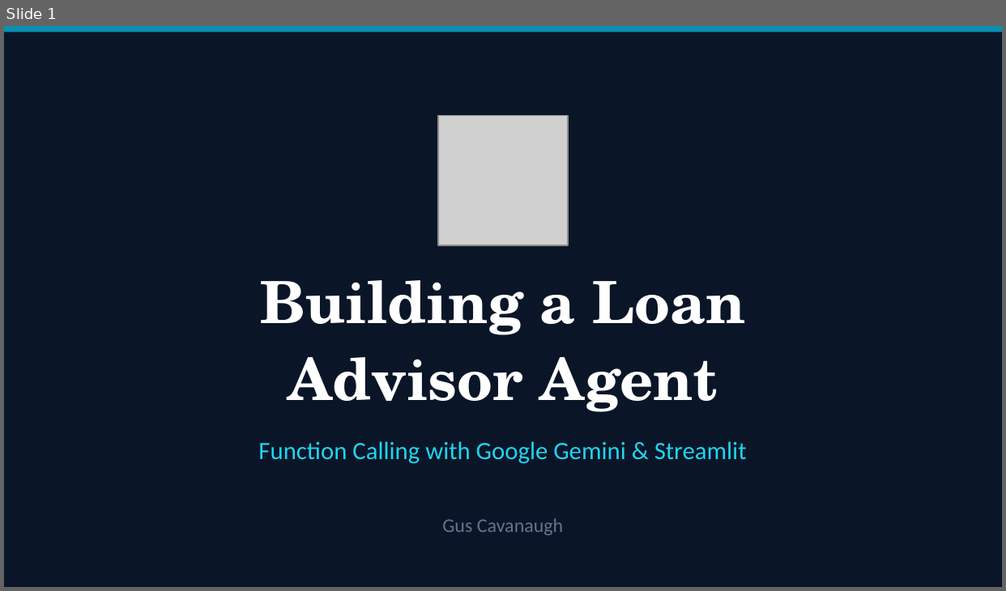
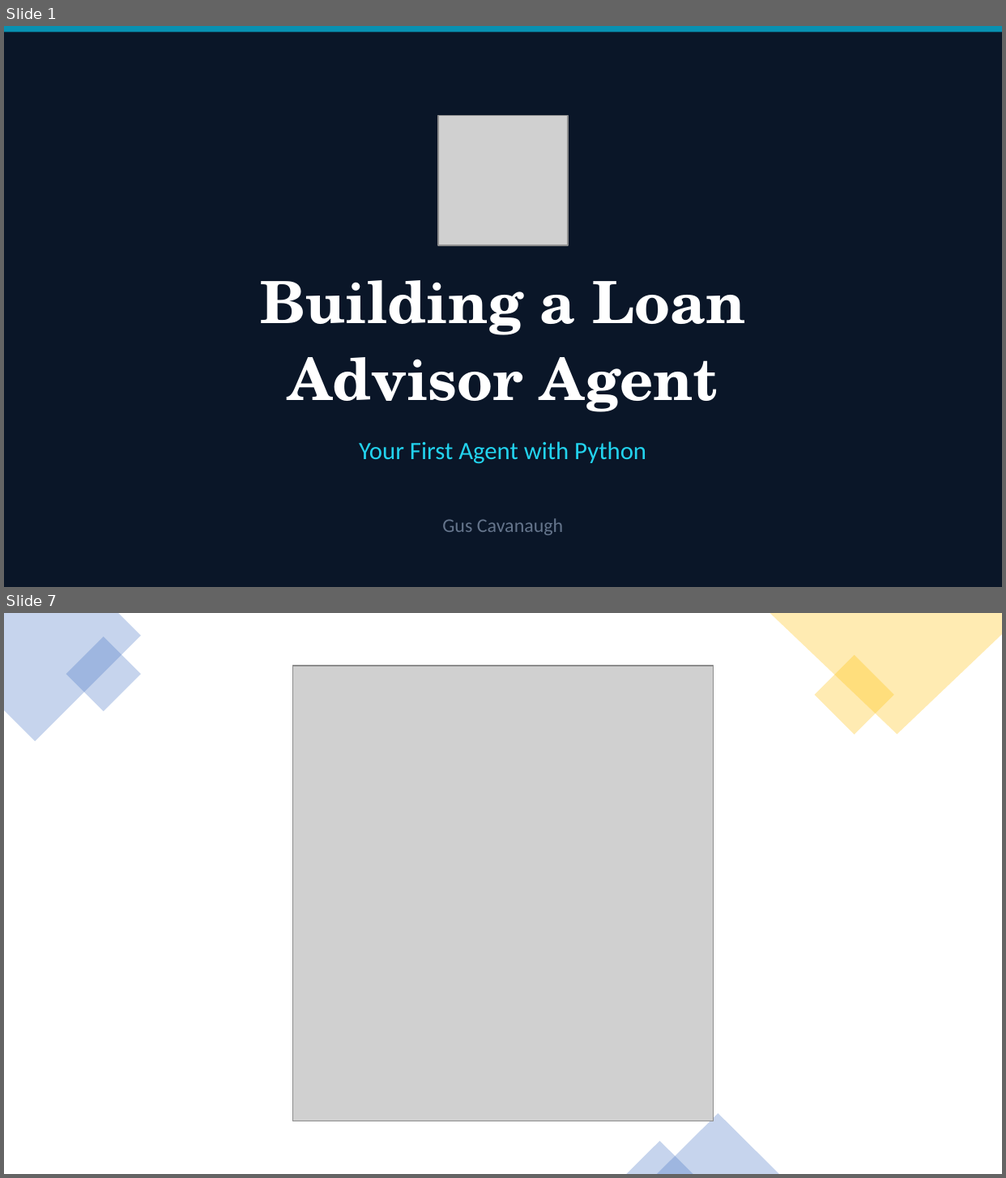
Before and after one commit to Gcav66/basic_loan_advisor_agent, a slide deck: loan_advisor_tutorial.pptx. Shown one above the other, each under a label of ours: slide 1 before the commit, slides 1 and 7 after it; the slides between them are not shown. The pictures are 1006x591 and 1006x1178 pixels, drawn with LibreOffice and Linux fonts; fonts in the diff are those of the drawing; grey boxes stand for pictures. Boxes give left, top, right and bottom in pixels: in the first picture for what was removed or moved away, otherwise in the second. Text is boxed around its words. In the diff, an @@ line names an element or a change of style, - is before the commit and + after.

```diff
--- a/loan_advisor_tutorial.pptx
+++ b/loan_advisor_tutorial.pptx
@@ slide 7 added at <box>4,613,1002,1174</box>, background #FFFFFF @@
@@ freeform shape added at <box>4,613,141,741</box>, fill #4472C4 at 30% opacity @@
@@ freeform shape added at <box>769,613,1002,734</box>, fill #FFC000 at 30% opacity @@
@@ rectangle added at <box>66,637,141,712</box>, fill #4472C4 at 30% opacity @@
@@ rectangle added at <box>815,655,893,735</box>, fill #FFC000 at 30% opacity @@
@@ picture added at <box>292,666,714,1122</box> @@
@@ triangle added at <box>657,1114,779,1174</box>, fill #4472C4 at 30% opacity @@
@@ triangle added at <box>627,1141,693,1174</box>, fill #4472C4 at 30% opacity @@
@@ slide 1 changed as well @@
@@ text at <box>359,442,646,464</box>: text changed @@
-Function Calling with Google Gemini & Streamlit
+Your First Agent with Python
```
Also in this commit, not shown: 3 other slides changed, 20 other slides added.
